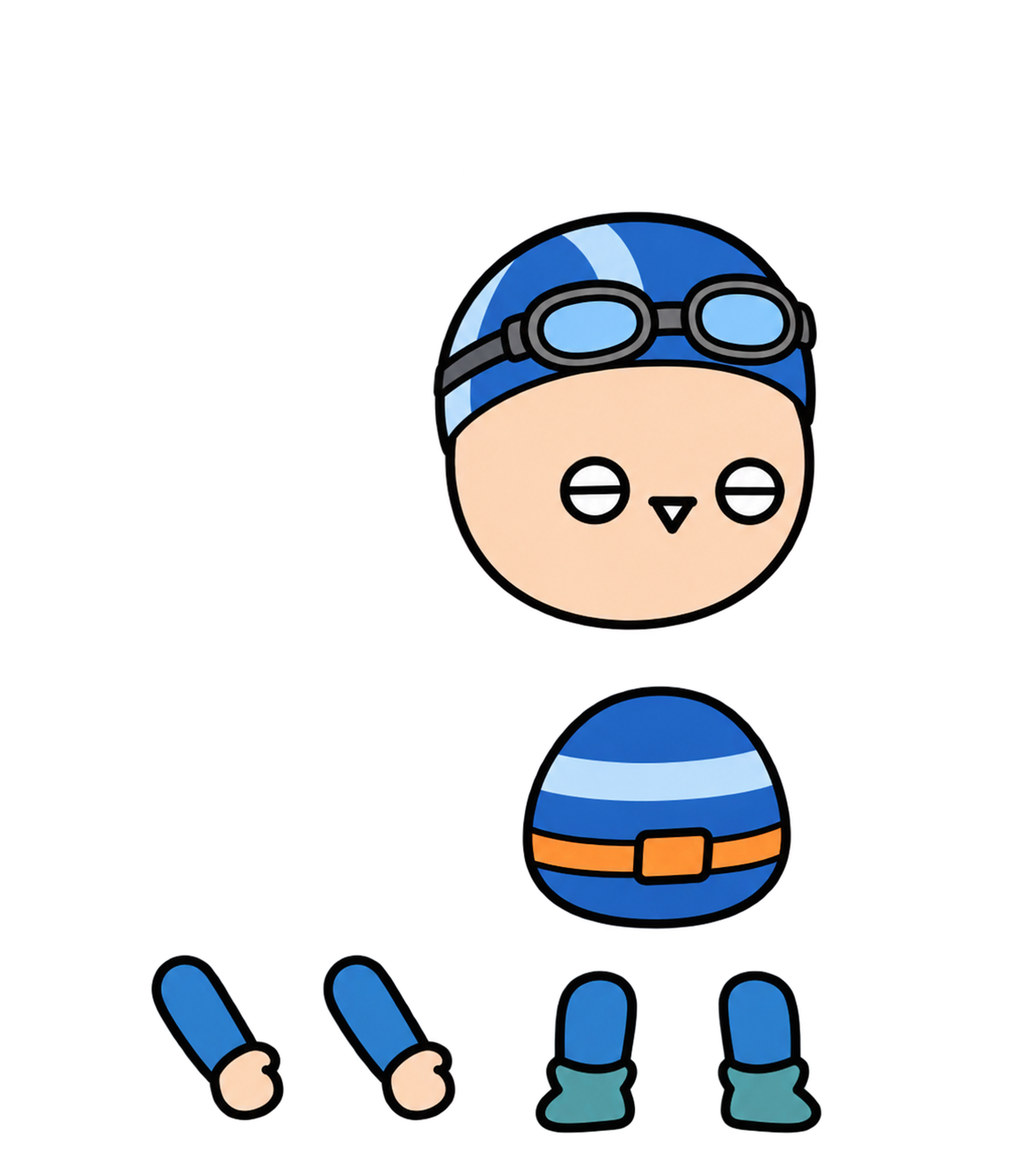
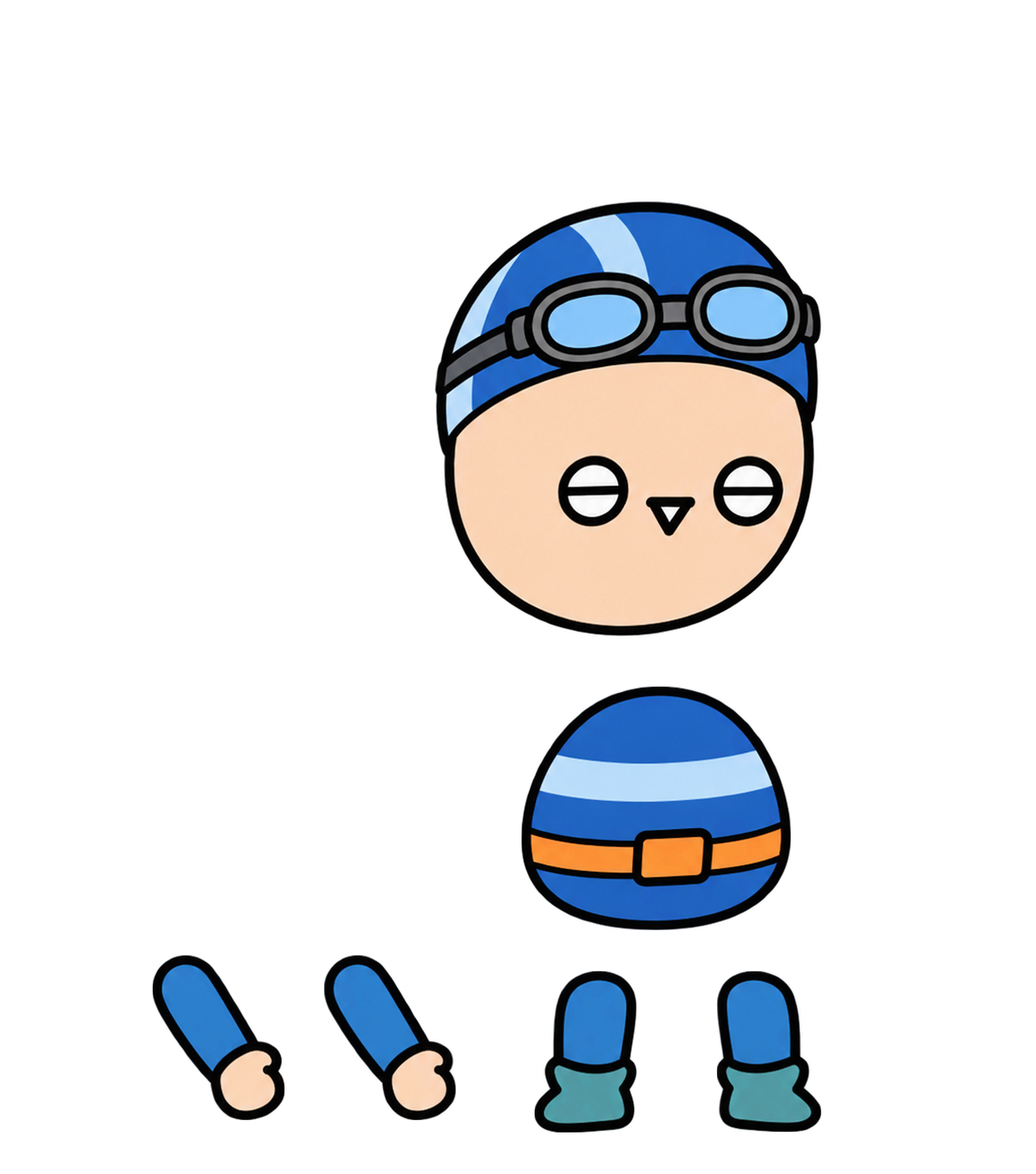
Layers edited between the first and the second 1036 x 1174 image:
painted on "머리" over [431, 199, 823, 639]
painted on "몸통" over [521, 684, 794, 932]
painted on "팔1" over [149, 954, 286, 1122]
painted on "팔2" over [321, 954, 456, 1122]
painted on "다리1" over [532, 970, 638, 1136]
painted on "다리2" over [715, 970, 823, 1136]
